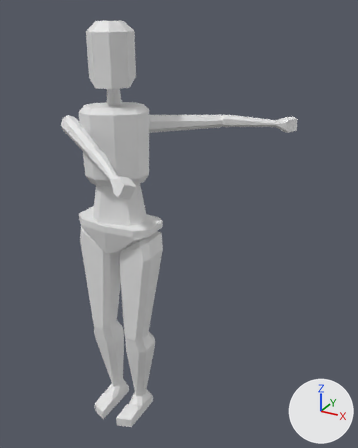
An edit to the glTF model template_psx_charter.glb, drawn before and after from the same camera.
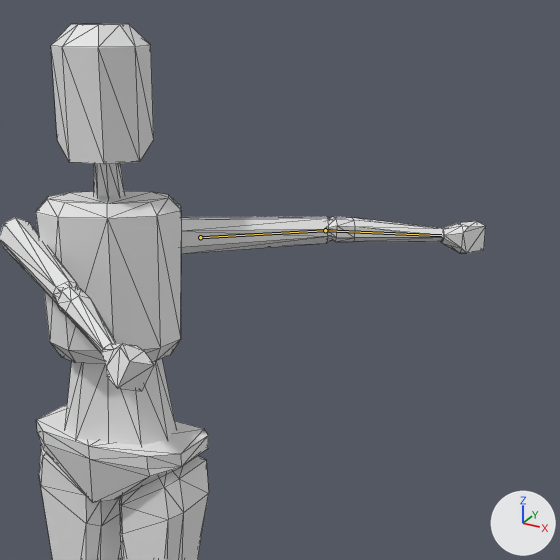
Each version is shown whole from a 50 mm lens placed at (1.317, -1.795, 2.078), pointed at (0.27, 0.109, 1.126), then close up on the part from 17% to 93% of the width and 2% to 63% of the height. Every picture has the same lights, and +X, +Y and +Z are marked at lower right. The first two pictures are the older version. Both versions are drawn at frame 16 of the action 'sword_atack'; the numbers are the values there. The bones that change are drawn over the model as lines in the close-ups. The close-ups show mesh edges as thin lines.
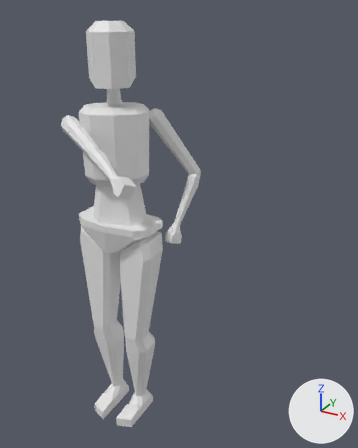
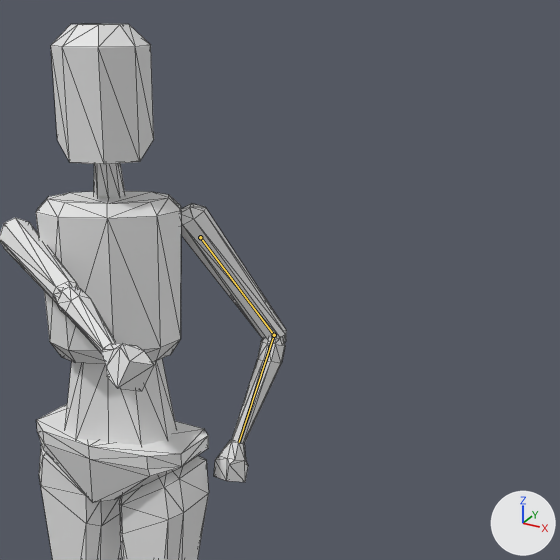
Boxes (x1, y1, x2, y2) around the edits, measured in the close-ups (560 x 560 px):
'Cube.007', posed (30% narrower, 271% taller): before (181, 217, 331, 254); after (181, 203, 286, 343)
'Cube.008', posed (53% narrower, 308% taller): before (329, 217, 444, 242); after (231, 338, 285, 443)
'Cube.009', posed (24% narrower, 30% taller): before (441, 221, 486, 253); after (214, 440, 248, 482)
bone 'upper_arm.L', root to tip: before (200, 237) to (325, 230); after (200, 237) to (274, 335)
bone 'forearm.L', root to tip: before (325, 230) to (441, 235); after (274, 335) to (239, 442)

The edits, one by one:
Bone 'upper_arm.L' (bone_upper_arm_l) turns from (3, -2, -1) to (22, 66, -35) degrees about its own x, y and z.
Bone 'forearm.L' (bone_forearm_l) turns from (-7, 0, 2) to (36, 3, -10) degrees about its own x, y and z.
